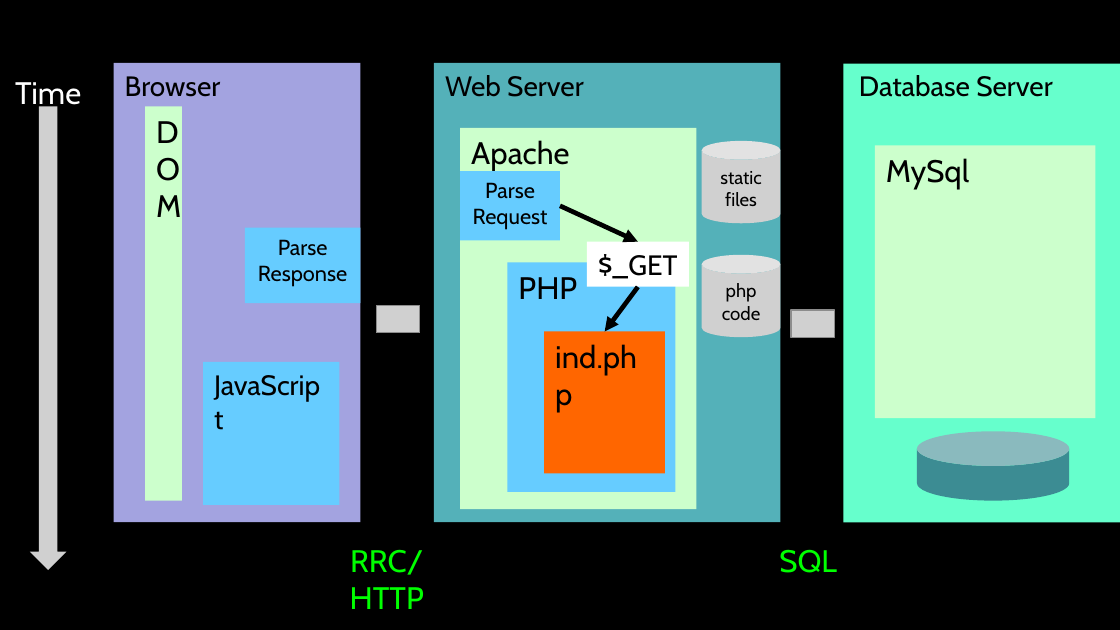
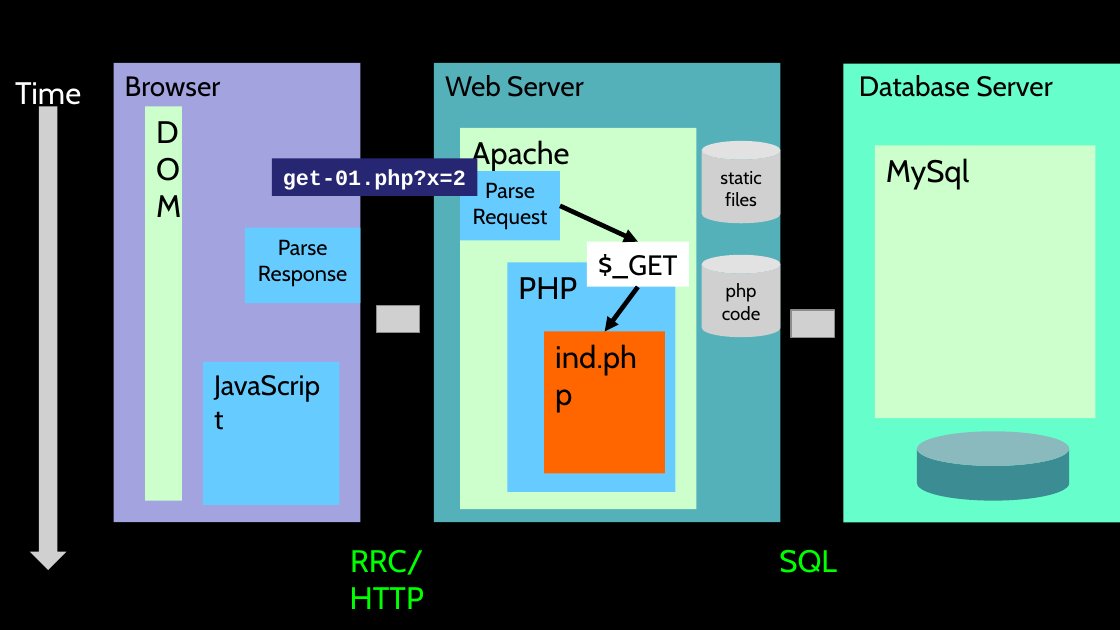
Before and after one commit to csev/wa4e, a slide deck: slide 4 of lectures/PHP-04-Forms.ppt (slide 3 before the commit). Drawn at 1120x630 pixels with LibreOffice and Linux fonts; fonts in the diff are those of the drawing; grey boxes stand for pictures. Boxes give left, top, right and bottom in pixels: in the first picture for what was removed or moved away, otherwise in the second. Text is boxed around its words. In the diff, an @@ line names an element or a change of style, - is before the commit and + after.

```diff
--- a/lectures/PHP-04-Forms.ppt
+++ b/lectures/PHP-04-Forms.ppt
@@ rectangle added at (272,158,478,196), fill #262673, 14 pt, text #FFFFFF, bold @@
+get-01.php?x=2
```
Also in this commit, not shown: 3 other slides changed, 1 slide added, 1 other file.
